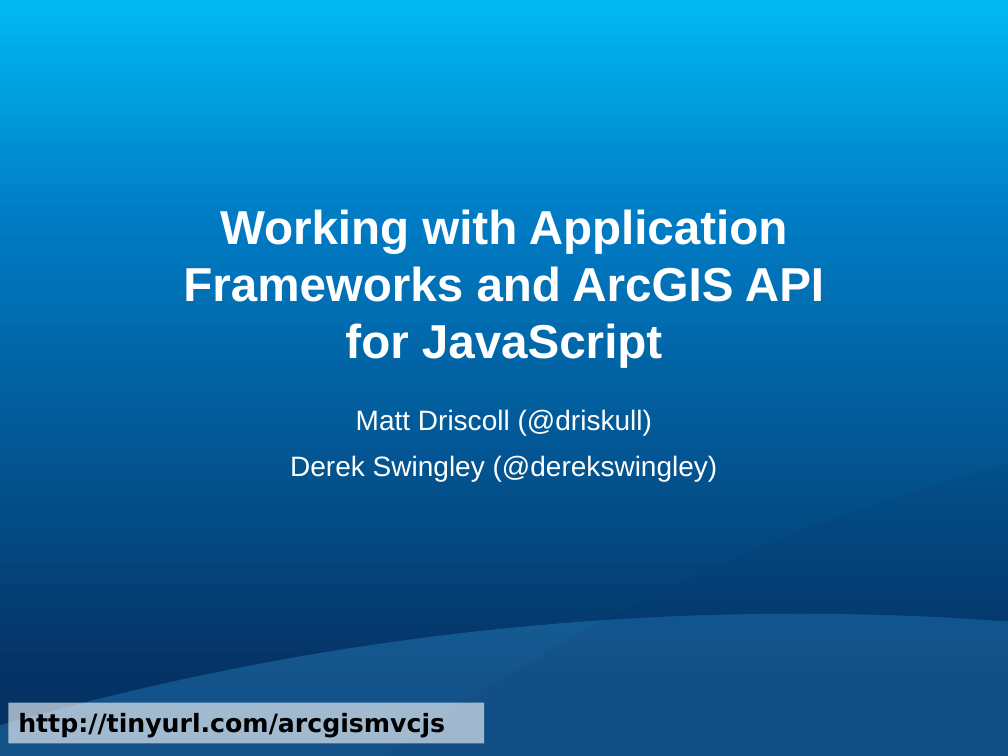
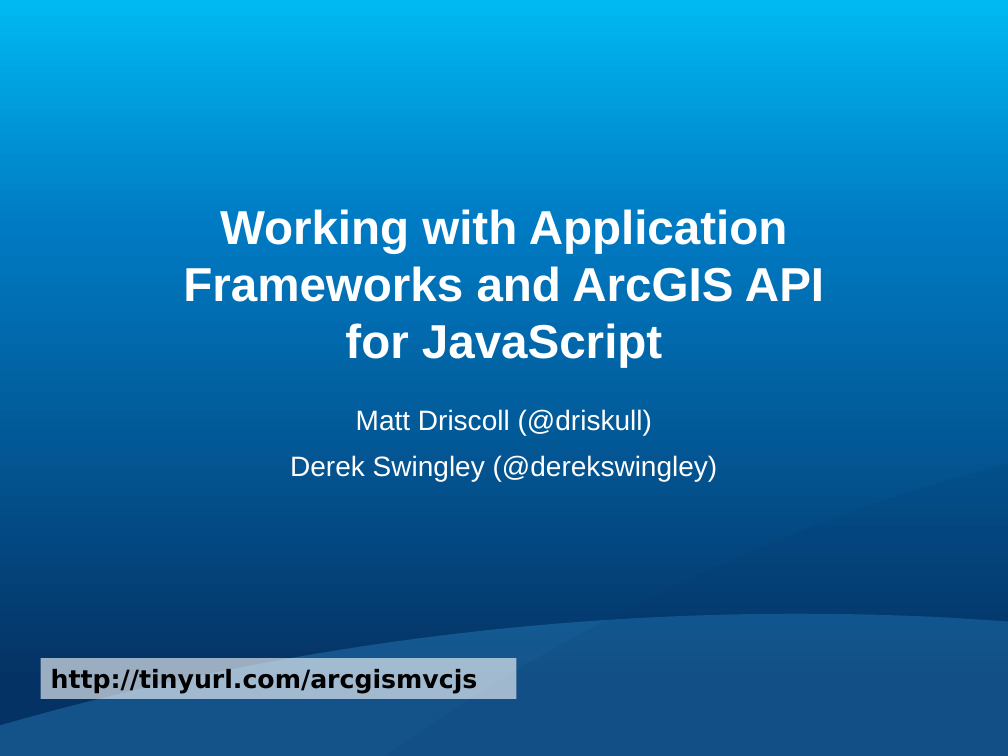
Before and after one commit to driskull/framework-samples-js, a slide deck: slide 1 of Working with Application Frameworks and ArcGIS API for JavaScript.pptx. Drawn at 1008x756 pixels with LibreOffice and Linux fonts; fonts in the diff are those of the drawing; background and template pictures are left out. Boxes give left, top, right and bottom in pixels: in the first picture for what was removed or moved away, otherwise in the second. Text is boxed around its words. In the diff, an @@ line names an element or a change of style, - is before the commit and + after.

```diff
--- a/Working with Application Frameworks and ArcGIS API for JavaScript.pptx
+++ b/Working with Application Frameworks and ArcGIS API for JavaScript.pptx
@@ rectangle "http://tinyurl.com/arcgismvcjs": place and size @@
-rectangle "http://tinyurl.com/arcgismvcjs" at <box>8,703,484,743</box>
+rectangle "http://tinyurl.com/arcgismvcjs" at <box>40,658,516,699</box>
```
Also in this commit, not shown: 1 other slide changed.
